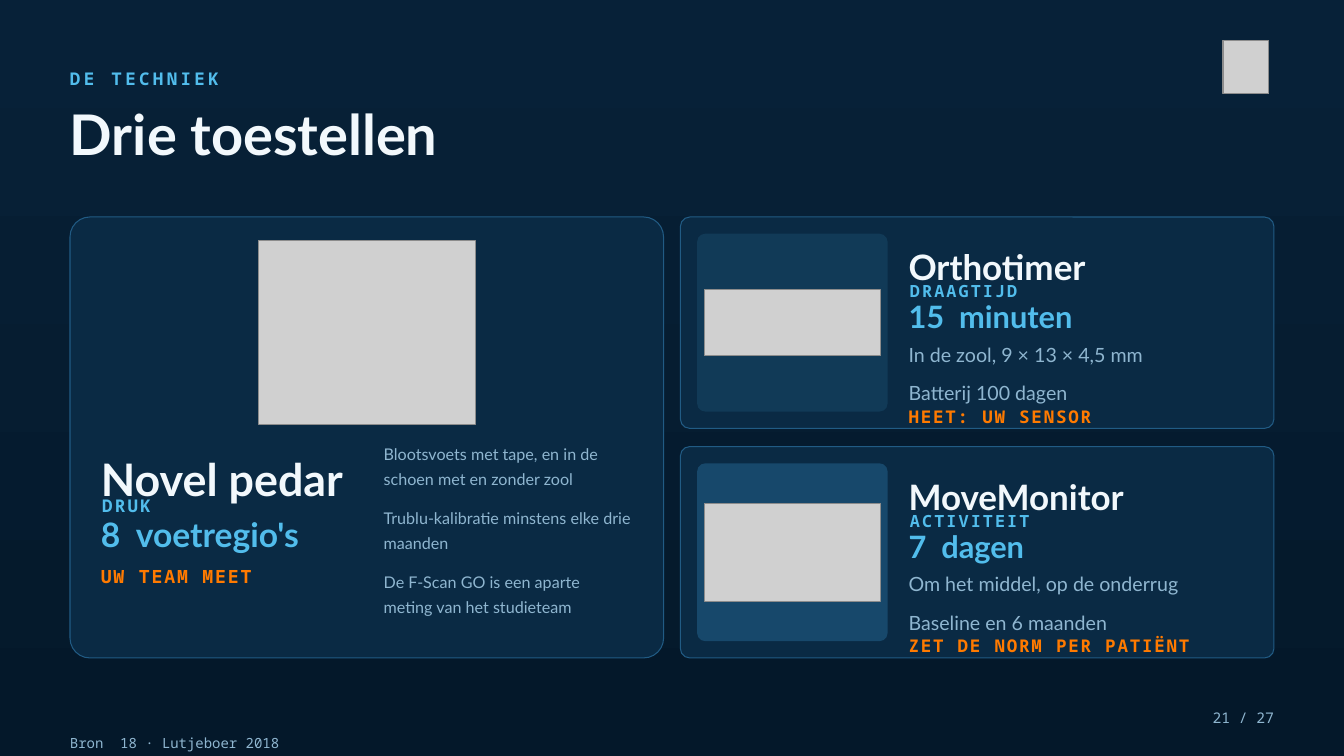
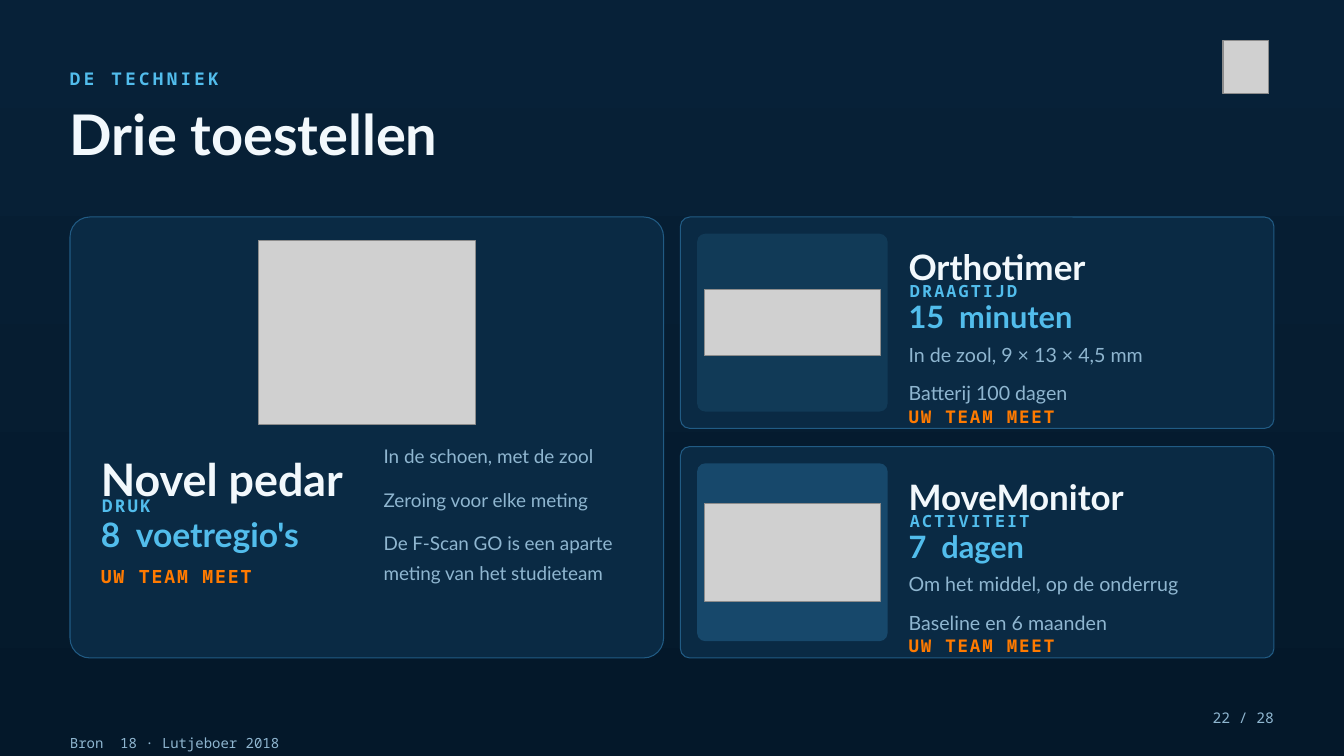
Before and after one commit to Dellfs/paradise-project, a slide deck: slide 22 of PARADISE_presentatie/PARADISE_board.pptx (slide 21 before the commit). Drawn at 1344x756 pixels with LibreOffice and Linux fonts; fonts in the diff are those of the drawing; grey boxes stand for pictures. Boxes give left, top, right and bottom in pixels: in the first picture for what was removed or moved away, otherwise in the second. Text is boxed around its words. In the diff, an @@ line names an element or a change of style, - is before the commit and + after.

```diff
--- a/PARADISE_presentatie/PARADISE_board.pptx
+++ b/PARADISE_presentatie/PARADISE_board.pptx
@@ text at [909,410,1054,423]: text changed @@
-HEET: UW SENSOR
+UW TEAM MEET
@@ text at [384,449,593,511]: text changed; size 11.5 to 13.5 pt @@
-Blootsvoets met tape, en in de schoen met en zonder zool
-Trublu-kalibratie minstens elke drie maanden
+In de schoen, met de zool
+Zeroing voor elke meting
@@ text at [384,536,613,584]: size 11.5 to 13.5 pt in "De F-Scan GO is een aparte meting ..." @@
@@ text at [909,639,1054,658]: text changed @@
-ZET DE NORM PER PATIËNT
+UW TEAM MEET
@@ text at [1213,712,1274,723]: text changed @@
-21 / 27
+22 / 28
```
Also in this commit, not shown: 26 other slides changed, 1 slide added, 25 other files.
